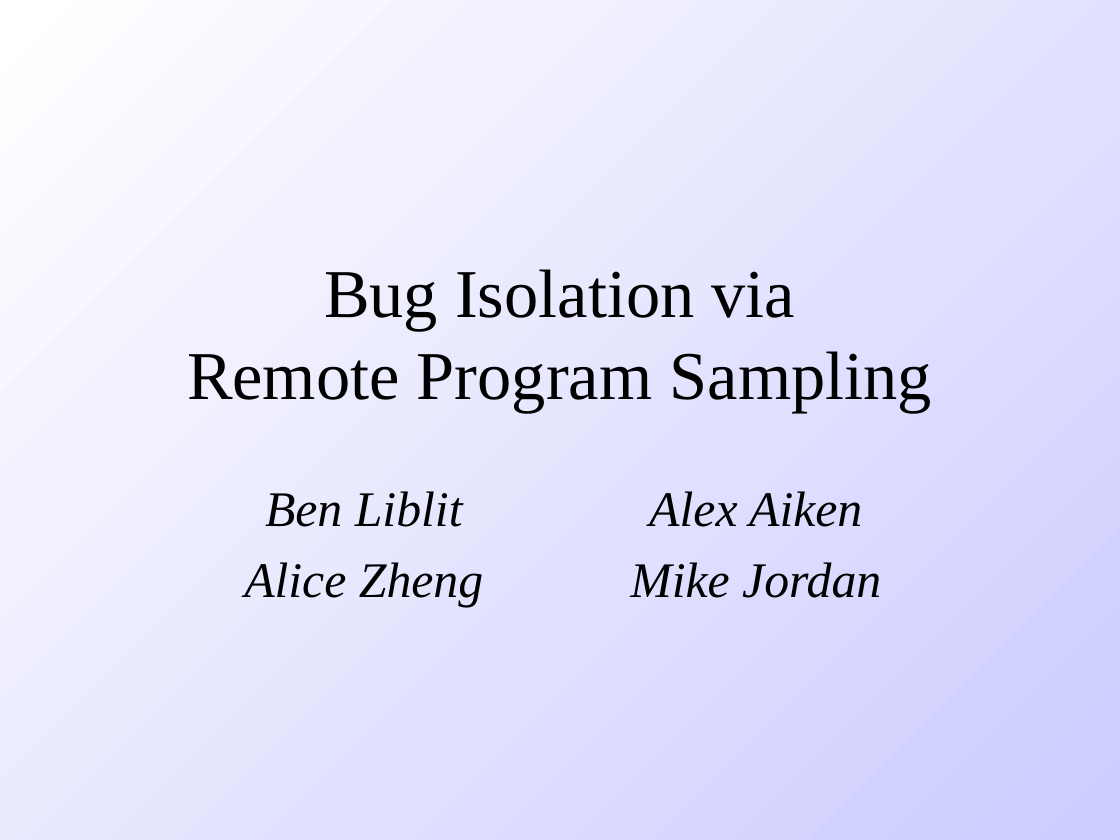
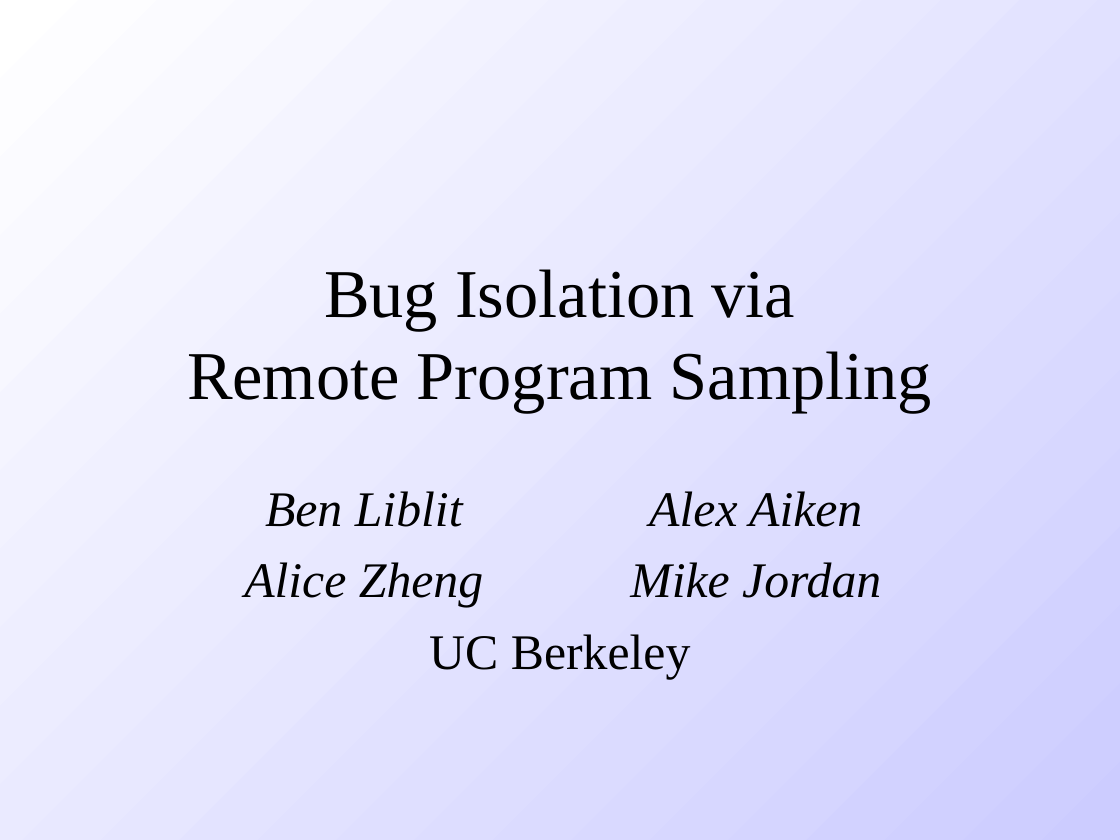
Before and after one commit to hlim1/sampler, a slide deck: slide 1 of paper/pldi.ppt. Drawn at 1120x840 pixels with LibreOffice and Linux fonts; fonts in the diff are those of the drawing. Boxes give left, top, right and bottom in pixels: in the first picture for what was removed or moved away, otherwise in the second. Text is boxed around its words. In the diff, an @@ line names an element or a change of style, - is before the commit and + after.

```diff
--- a/paper/pldi.ppt
+++ b/paper/pldi.ppt
@@ table at <box>168,476,952,691</box> @@
+row 3: UC Berkeley | 
```
Also in this commit, not shown: 8 other slides changed, 15 slides added, 2 slides removed.
